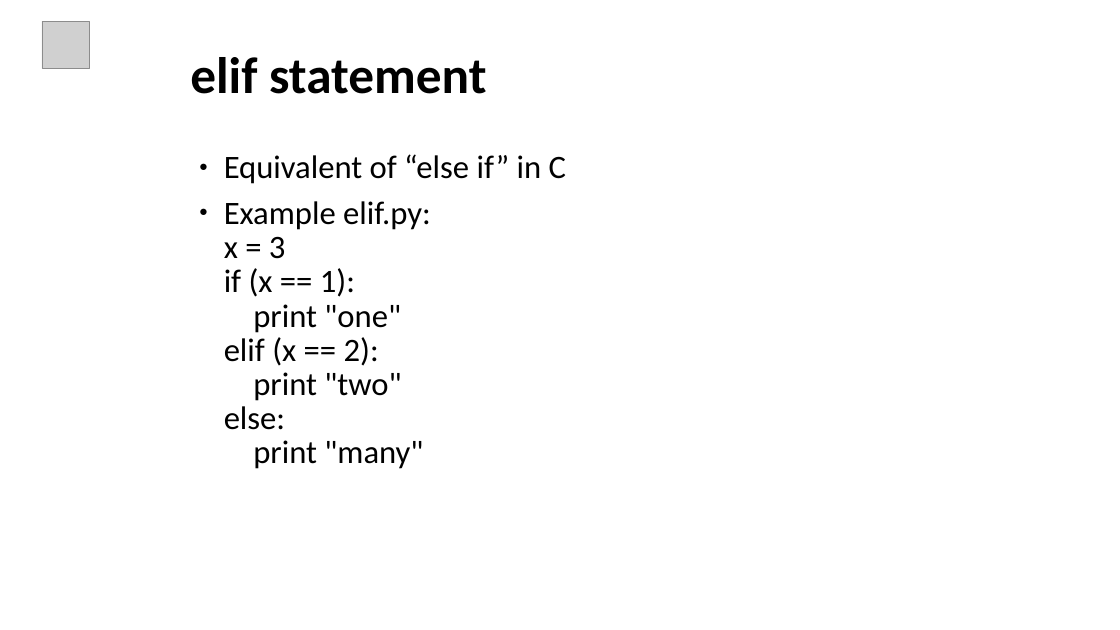
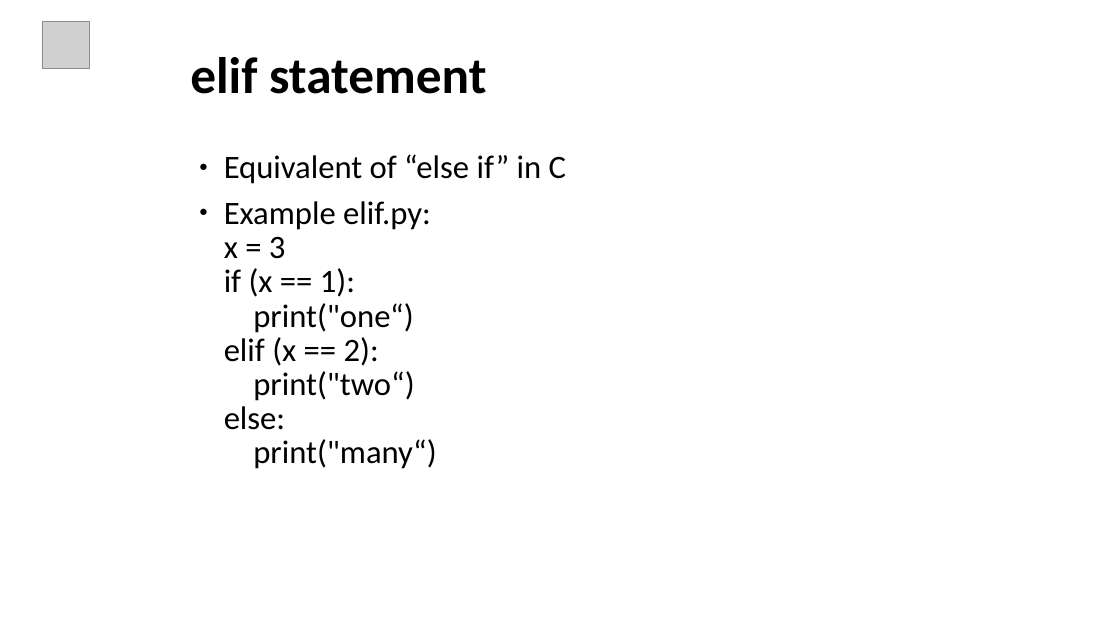
Before and after one commit to ankitagrawal579/Python, a slide deck: slide 38 of Python Ppt.pptx. Drawn at 1120x630 pixels with LibreOffice and Linux fonts; fonts in the diff are those of the drawing; grey boxes stand for pictures. Boxes give left, top, right and bottom in pixels: in the first picture for what was removed or moved away, otherwise in the second. Text is boxed around its words. In the diff, an @@ line names an element or a change of style, - is before the commit and + after.

```diff
--- a/Python Ppt.pptx
+++ b/Python Ppt.pptx
@@ text at box(224, 201, 436, 469): text changed @@
-● Example elif.py:
-  x = 3
-  if (x == 1):
-  print "one"
-  elif (x == 2):
-  print "two"
-  else:
-  print "many"
+● Example elif.py:
+  x = 3
+  if (x == 1):
+  print("one“)
+  elif (x == 2):
+  print("two“)
+  else:
+  print("many“)
```
Also in this commit, not shown: 9 other slides changed, 14 slides added.
